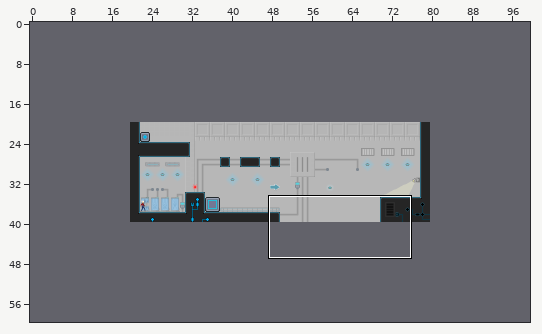
A Tiled map (JSON) gets an edit: res/map/untitled.json. Above, an overview of the earlier version with the close-up marked.
Close-up. The starting point:
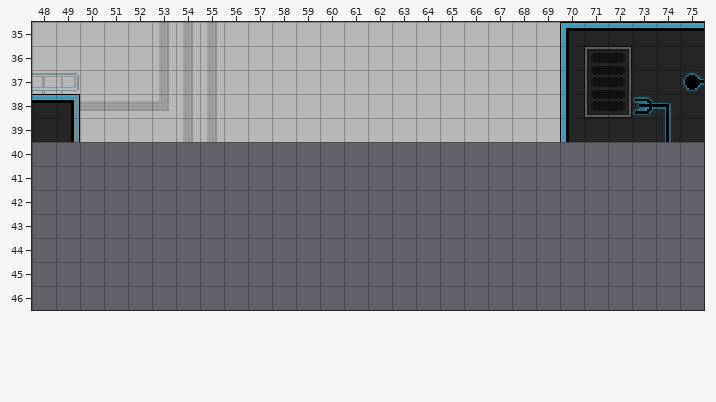
Cells are 16x16 px. Shown: x 48..75, y 35..46. The commit also changed other parts of the map, which this record leaves out. The old version is drawn lined up with the new one.
The same view after the edit:
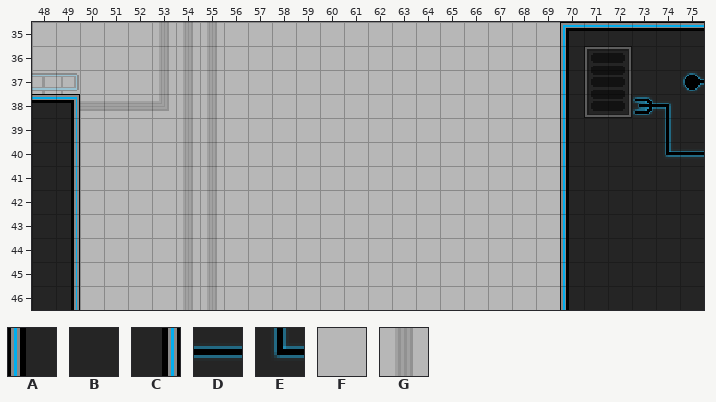
Key: from "main": A 25, B 26, C 27, D 41, E 112, F 243, G 327.
_ is an empty cell.
The exact change:
map size 60x20 -> 100x60 cells (old content now starts at 20,20; both pictures use the new coordinates)
Layer "Tile Layer 1":
y 40: x 48..75 ____________________________ -> BCFFFFGGFFFFFFFFFFFFFFABBBED
y 41..46: x 48..75 ____________________________ -> BCFFFFGGFFFFFFFFFFFFFFABBBBB
Boxes around the changes in both close-ups, in picture pixels (x1, y1, x2, y2):
added: (32, 142, 704, 310)
